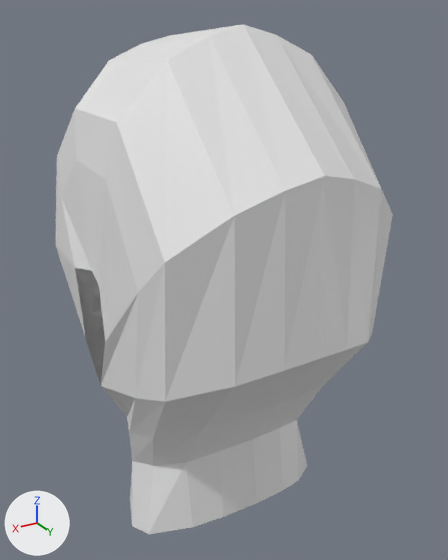
The Blender file justin3.blend as it was, and as the next commit left it.
Both versions are drawn from a camera (50 mm lens) standing at (6.49, 12.62, 5.83) and looking at (-0.7, 0.64, -0.16). Arrows for +X, +Y and +Z are at lower left; the lights stay in place.

The older version as bpy lines, for what is in view:
```python
me_plane = bpy.data.meshes.new('Plane')
me_plane.from_pydata(...)  # 133 vertices, 108 faces; spans x -2.99..0.0, y -4.45..7.54, z -8.58..1.22
ob_plane = bpy.data.objects.new('Plane', me_plane)
ob_plane.location = (0.0, -3.36, 1.2)
ob_plane.rotation_euler = (-1.571, 0.0, -3.142)  # degrees (-90, 0, -180)
_m = ob_plane.modifiers.new('Mirror', 'MIRROR')
_m.use_clip = True
```
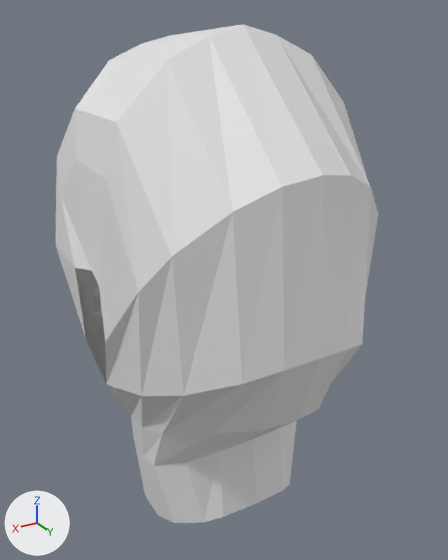
Changed parts and their boxes (x1, y1, x2, y2) in the pictures (448 x 560 px; the box of a moved part takes in the faces that stretch with it):
'Plane', reshaped: before (56, 24, 393, 535); after (56, 24, 378, 523)
part 1 of me_plane, moved or reshaped: before (88, 72, 393, 535); after (89, 72, 378, 523)

Patch to the scene script:
```diff
--- a/justin3.blend.py
+++ b/justin3.blend.py
@@ me_plane @@
 me_plane.from_pydata(...)  # 133 vertices, 108 faces; spans x -2.99..0.0, y -4.45..7.54, z -8.58..1.22
 # used by ob_plane; location = (0.0, -3.36, 1.2); rotation_euler = (-1.571, 0.0, -3.142), in degrees (-90, 0, -180)
-me_plane.vertices[97].co = (0.0, -2.22, -8.33)  # pixel (324, 175)
-me_plane.vertices[98].co = (-2.52, -0.94, -7.5)  # pixel (164, 262)
-me_plane.vertices[99].co = (-0.72, -2.05, -8.25)  # pixel (285, 190)
-me_plane.vertices[100].co = (-1.55, -1.73, -8.07)  # pixel (234, 215)
-me_plane.vertices[104].co = (-2.52, 1.84, -7.28)  # pixel (165, 401)
-me_plane.vertices[106].co = (-1.55, 1.37, -8.13)  # pixel (235, 386)
-me_plane.vertices[107].co = (-2.72, 2.23, -6.35)  # pixel (135, 398)
-me_plane.vertices[108].co = (-2.73, 3.08, -4.32)  # pixel (100, 386)
-me_plane.vertices[109].co = (0.0, 2.76, -7.34)  # pixel (278, 404)
-me_plane.vertices[110].co = (-2.27, 3.56, -6.05)  # pixel (152, 438)
-me_plane.vertices[111].co = (-0.72, 2.88, -7.19)  # pixel (245, 416)
-me_plane.vertices[112].co = (-1.55, 3.09, -6.89)  # pixel (202, 430)
-me_plane.vertices[113].co = (-2.44, 3.95, -5.12)  # pixel (129, 432)
-me_plane.vertices[114].co = (-1.88, 4.71, -3.55)  # pixel (126, 417)
-me_plane.vertices[121].co = (-2.21, 5.22, -4.58)  # pixel (132, 461)
-me_plane.vertices[126].co = (-2.34, 6.56, -5.63)  # pixel (148, 534)
-me_plane.vertices[128].co = (-1.51, 6.19, -6.3)  # pixel (192, 527)
-me_plane.vertices[129].co = (-2.45, 6.87, -4.89)  # pixel (132, 525)
-me_plane.vertices[130].co = (-2.0, 7.34, -3.61)  # pixel (129, 501)
+# me_plane part 1
+me_plane.vertices[97].co = (0.0, -2.22, -8.28)  # pixel (323, 175)
+me_plane.vertices[98].co = (-2.3, -0.94, -7.32)  # pixel (171, 256)
+me_plane.vertices[99].co = (-0.72, -2.1, -8.17)  # pixel (282, 186)
+me_plane.vertices[100].co = (-1.47, -1.73, -7.89)  # pixel (232, 211)
+me_plane.vertices[104].co = (-2.14, 1.84, -7.28)  # pixel (183, 395)
+me_plane.vertices[106].co = (-1.41, 1.37, -8.13)  # pixel (242, 384)
+me_plane.vertices[107].co = (-2.59, 2.23, -6.35)  # pixel (141, 396)
+me_plane.vertices[108].co = (-2.6, 3.08, -4.32)  # pixel (106, 384)
+me_plane.vertices[109].co = (0.0, 2.76, -7.97)  # pixel (297, 420)
+me_plane.vertices[110].co = (-2.06, 3.56, -6.05)  # pixel (161, 434)
+me_plane.vertices[111].co = (-0.72, 2.88, -7.77)  # pixel (260, 431)
+me_plane.vertices[112].co = (-1.4, 3.09, -7.11)  # pixel (214, 433)
+me_plane.vertices[113].co = (-2.13, 3.95, -5.12)  # pixel (141, 428)
+me_plane.vertices[114].co = (-1.77, 4.71, -3.55)  # pixel (131, 415)
+me_plane.vertices[121].co = (-1.92, 5.22, -4.58)  # pixel (143, 456)
+me_plane.vertices[126].co = (-1.66, 6.56, -5.63)  # pixel (174, 523)
+me_plane.vertices[128].co = (-1.23, 6.19, -6.3)  # pixel (203, 522)
+me_plane.vertices[129].co = (-1.76, 6.87, -4.89)  # pixel (157, 515)
+me_plane.vertices[130].co = (-1.55, 7.34, -3.61)  # pixel (145, 495)
```
